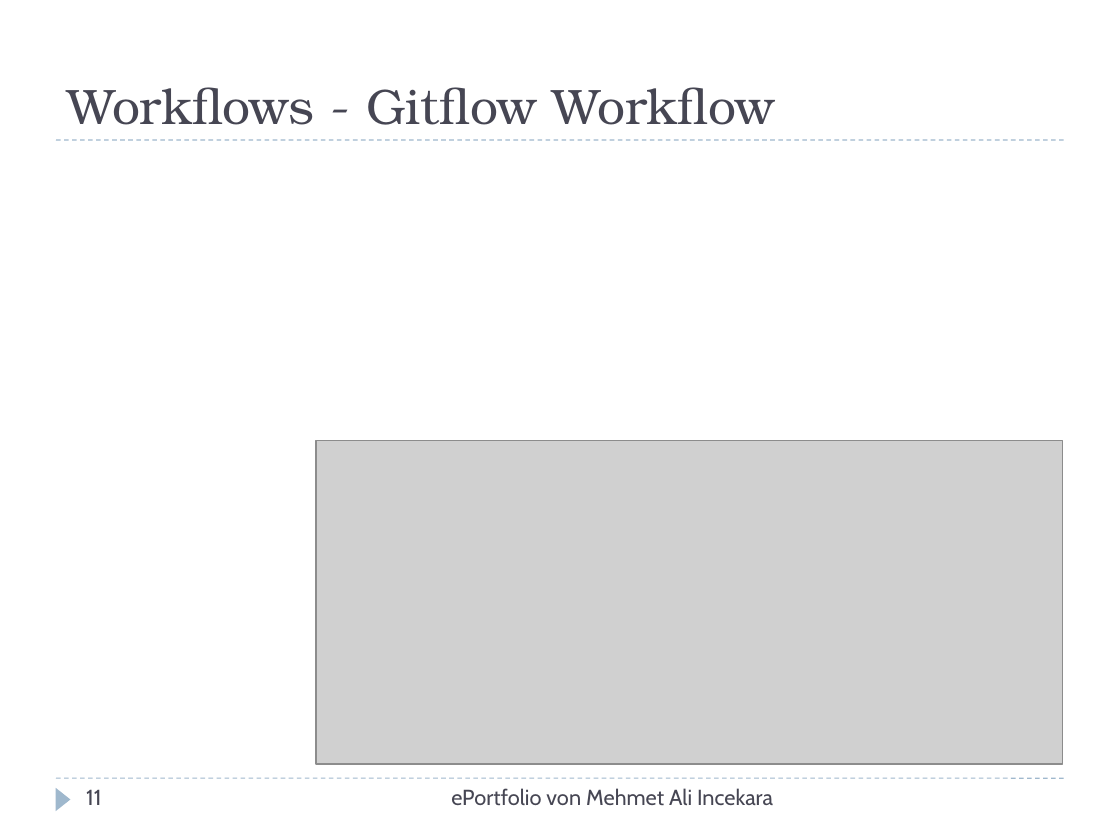
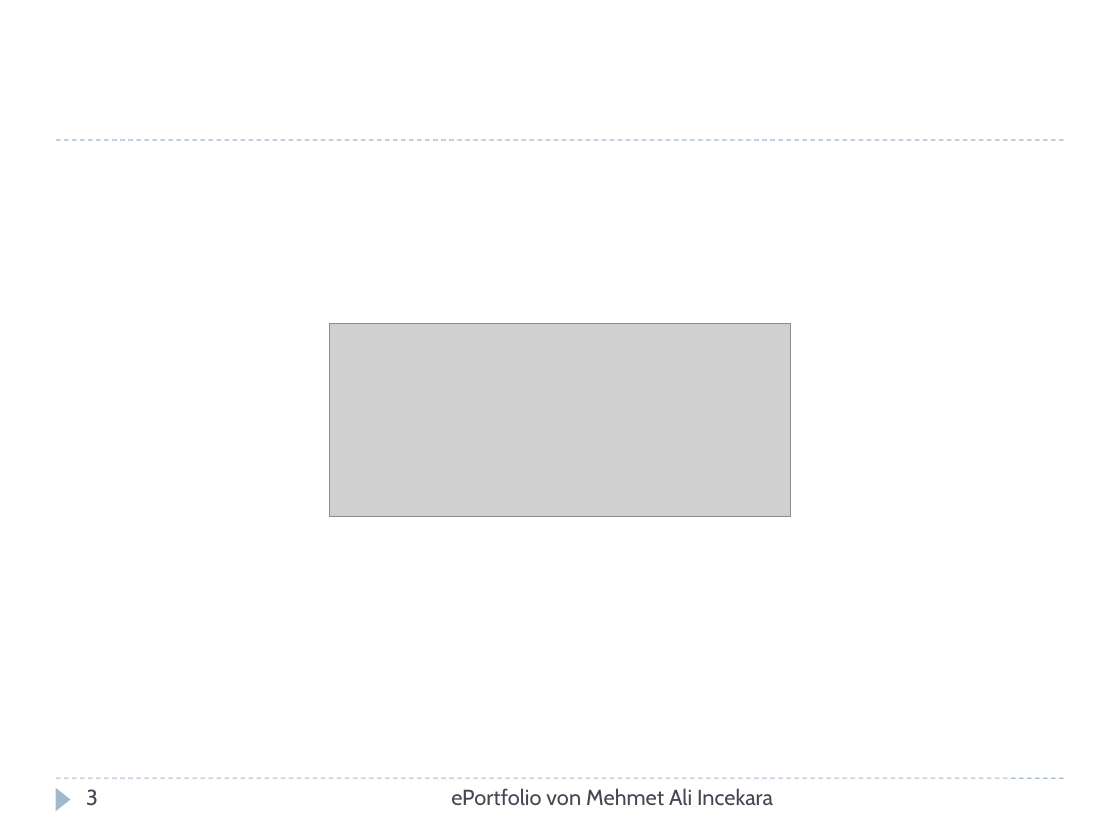
Before and after one commit to xnappy/ePortfolio, a slide deck: slide 3 of Git-und-GitHub.pptx (slide 11 before the commit). Drawn at 1120x840 pixels with LibreOffice and Linux fonts; fonts in the diff are those of the drawing; grey boxes stand for pictures. Boxes give left, top, right and bottom in pixels: in the first picture for what was removed or moved away, otherwise in the second. Text is boxed around its words. In the diff, an @@ line names an element or a change of style, - is before the commit and + after.

```diff
--- a/Git-und-GitHub.pptx
+++ b/Git-und-GitHub.pptx
@@ title removed at [67, 87, 774, 125] @@
-Workflows - Gitflow Workflow
@@ picture added at [329, 324, 790, 516] @@
@@ picture removed at [316, 441, 1063, 765] @@
@@ page number at [86, 789, 98, 806]: text changed @@
-11
+3
```
Also in this commit, not shown: 12 other slides changed, 4 slides added, 3 other files.
